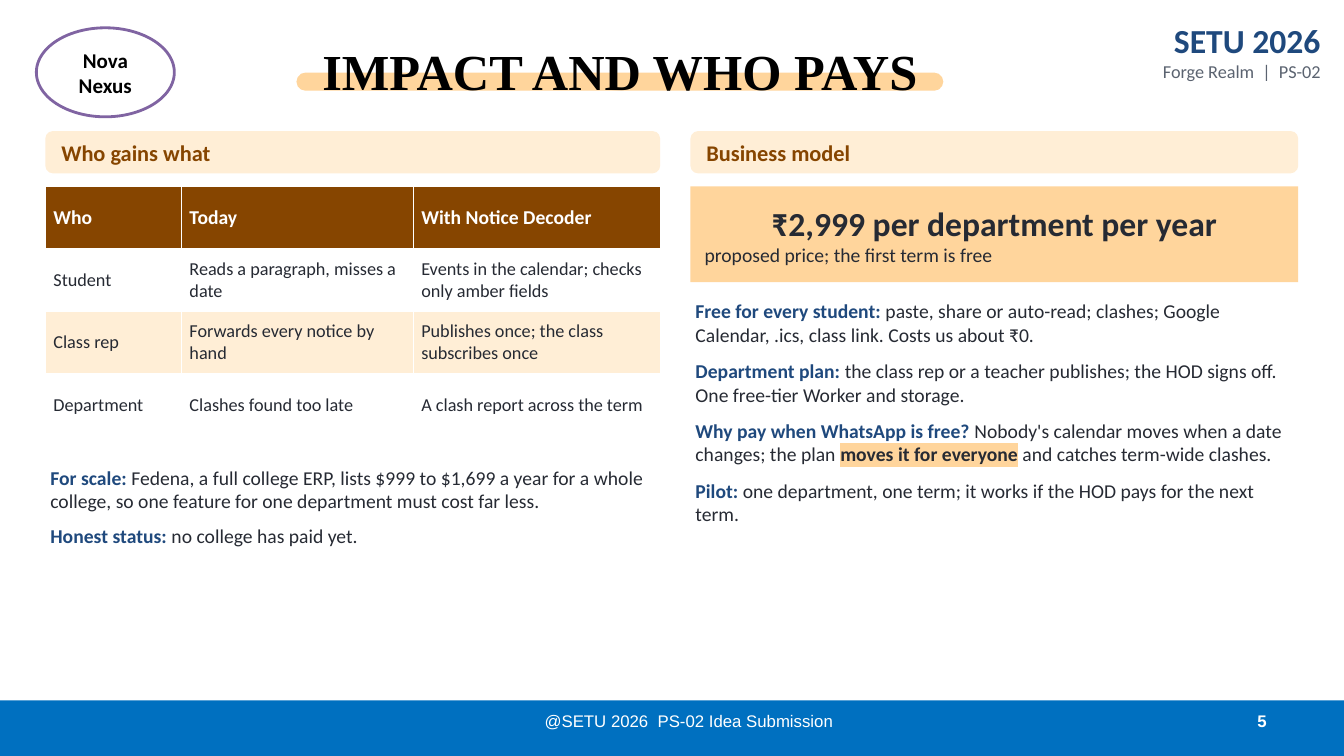
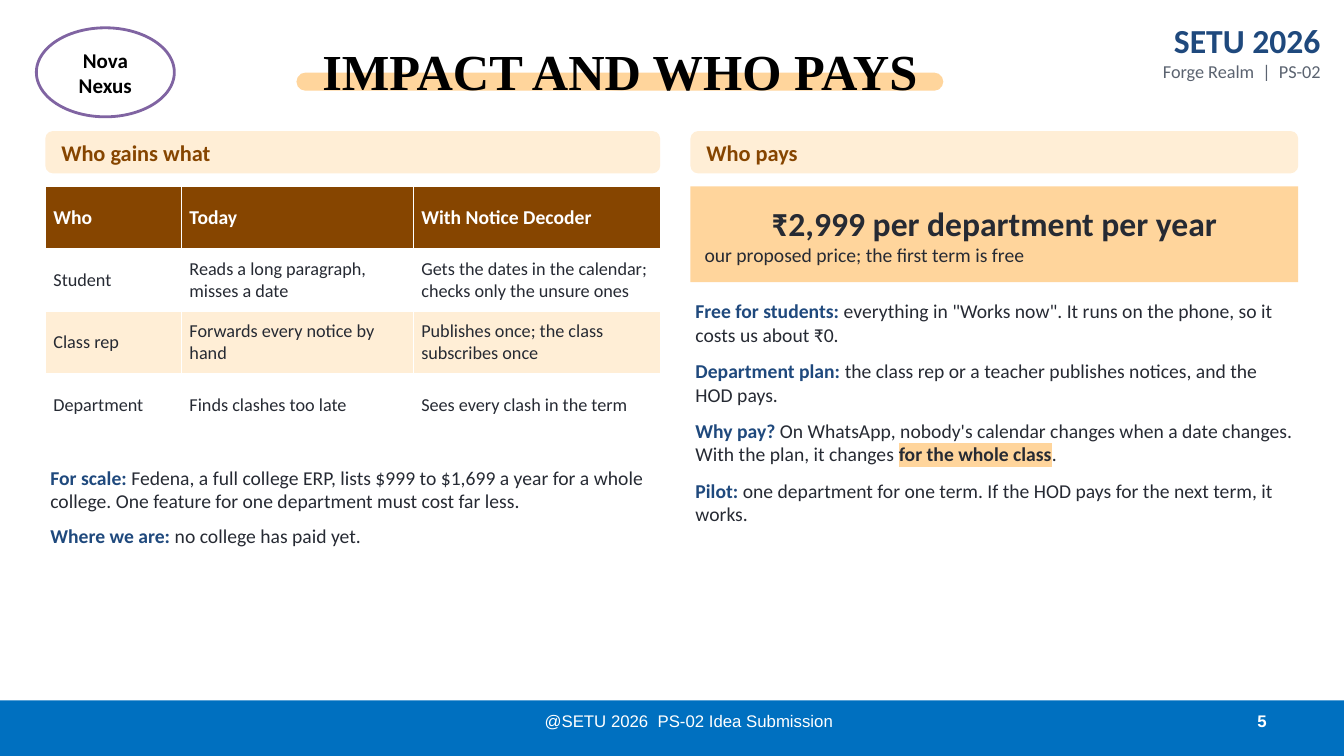
Before and after one commit to anki1kr/NoticeDecoder, a slide deck: slide 5 of deck/NoticeDecoder_NovaNexus_PS02.pptx. Drawn at 1344x756 pixels with LibreOffice and Linux fonts; fonts in the diff are those of the drawing. Boxes give left, top, right and bottom in pixels: in the first picture for what was removed or moved away, otherwise in the second. Text is boxed around its words. In the diff, an @@ line names an element or a change of style, - is before the commit and + after.

```diff
--- a/deck/NoticeDecoder_NovaNexus_PS02.pptx
+++ b/deck/NoticeDecoder_NovaNexus_PS02.pptx
@@ text at bbox=[706, 145, 798, 165]: text changed @@
-Business model
+Who pays
@@ table at bbox=[45, 187, 660, 437] @@
-row 2, column 2: Reads a paragraph, misses a date
+row 2, column 2: Reads a long paragraph, misses a date
-row 2, column 3: Events in the calendar; checks only amber fields
+row 2, column 3: Gets the dates in the calendar; checks only the unsure ones
-row 4, column 2: Clashes found too late
+row 4, column 2: Finds clashes too late
-row 4, column 3: A clash report across the term
+row 4, column 3: Sees every clash in the term
@@ text in rectangle at bbox=[705, 248, 1024, 265]: text changed @@
-proposed price; the first term is free
+our proposed price; the first term is free
@@ text at bbox=[695, 304, 1292, 521]: text changed @@
-Free for every student: paste, share or auto-read; clashes; Google Calendar, .ics, class link. Costs us about ₹0.
-Department plan: the class rep or a teacher publishes; the HOD signs off. One free-tier Worker and storage.
-Why pay when WhatsApp is free? Nobody's calendar moves when a date changes; the plan moves it for everyone and catches term-wide clashes.
-Pilot: one department, one term; it works if the HOD pays for the next term.
+Free for students: everything in "Works now". It runs on the phone, so it costs us about ₹0.
+Department plan: the class rep or a teacher publishes notices, and the HOD pays.
+Why pay? On WhatsApp, nobody's calendar changes when a date changes. With the plan, it changes for the whole class.
+Pilot: one department for one term. If the HOD pays for the next term, it works.
@@ text at bbox=[50, 471, 643, 547]: text changed @@
-For scale: Fedena, a full college ERP, lists $999 to $1,699 a year for a whole college, so one feature for one department must cost far less.
-Honest status: no college has paid yet.
+For scale: Fedena, a full college ERP, lists $999 to $1,699 a year for a whole college. One feature for one department must cost far less.
+Where we are: no college has paid yet.
```
Also in this commit, not shown: 5 other slides changed, 22 other files.
